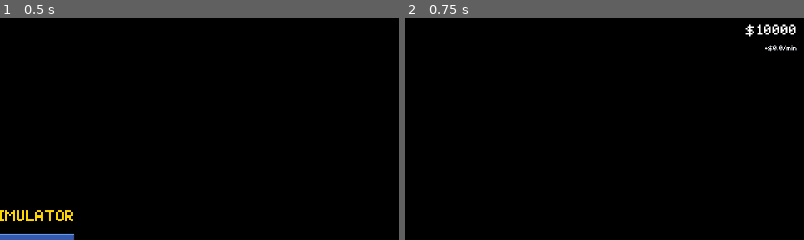
Above: before the commit, frames 1-2 (left to right).
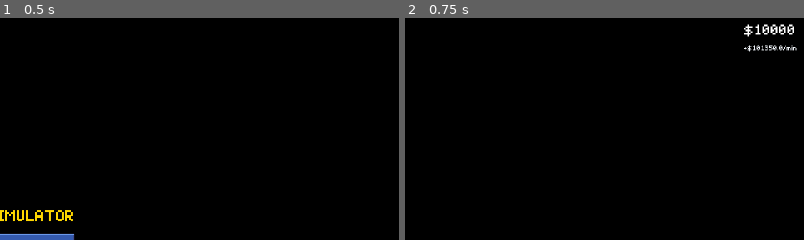
Above: after the commit, the same moments.

Repository: mittNamnStartarInteMedEtt-E/gamejam-simulator
Game: Godot game, scene res://main_game.tscn
Same seed, same stepped clock (60 frames per second), same inputs: the game is played once before the commit and once after it.
Inputs:
- Up to frame 1 (0.5 s): no input
- Up to frame 2 (0.75 s): click "Spela" at 0.5 s
The pictures show only the part of the screen within x 50-100%, y 0-50%; the shares and areas given below are measured in that part.

Frame 1 is identical in both runs. In frame 2, 0.5% of the frame differs, in the area x 84-98%, y 2-16%.

Commit message:
fixed pengar

Diff:
--- a/globals.gd
+++ b/globals.gd
@@ -64,3 +64,19 @@
 func _too_expensive():
 	var gui_instance = gui_scene.instantiate()
 	get_node("/root/MainGame/Player").add_child(gui_instance)
+
+signal income_rate_changed(per_minute: float)
+
+var income_per_minute := 0.0
+
+func register_income(amount: int, interval: float) -> void:
+	if interval <= 0.0:
+		return
+	income_per_minute += amount / interval * 60.0
+	income_rate_changed.emit(income_per_minute)
+
+func unregister_income(amount: int, interval: float) -> void:
+	if interval <= 0.0:
+		return
+	income_per_minute = maxf(income_per_minute - amount / interval * 60.0, 0.0)
+	income_rate_changed.emit(income_per_minute)
--- a/main_game.tscn
+++ b/main_game.tscn
@@ -31,7 +31,6 @@
 [node name="Room1" parent="Rooms" unique_id=1246615646 instance=ExtResource("2_yx7mw")]
 z_index = -1
 position = Vector2(192, 272)
-metadata/_edit_lock_ = true
 
 [node name="PlacementManager" type="Node2D" parent="." unique_id=685785412]
 script = ExtResource("4_6bm6p")
--- a/structures/income.gd
+++ b/structures/income.gd
@@ -1,15 +1,103 @@
 extends Node
 
-@export var income := 5
-@export var interval := 2.0
+@export var income := 5:
+	set(value):
+		_unregister()
+		income = value
+		_register()
+@export var interval := 2.0:
+	set(value):
+		_unregister()
+		interval = value
+		_register()
+
+# toggles for the two visual effects
+@export var show_screen_popup := true
+@export var show_building_effect := true
+
+const POPUP_LAYER_GROUP := "income_popup_layer"
 
 var _t := 0.0
+var _registered := false
+
+func _ready() -> void:
+	_register()
+
+func _exit_tree() -> void:
+	_unregister()
 
 func _process(delta: float) -> void:
 	if interval <= 0.0:
 		return
-
 	_t += delta
 	if _t >= interval:
 		_t -= interval
 		Globals.add(income)
+		if show_building_effect:
+			_play_building_effect()
+		if show_screen_popup:
+			_play_screen_popup()
+
+func _register() -> void:
+	# skip if already counted, not in the tree yet, or disabled (ghost/templates)
+	if _registered or not is_inside_tree() or process_mode == Node.PROCESS_MODE_DISABLED:
+		return
+	Globals.register_income(income, interval)
+	_registered = true
+
+func _unregister() -> void:
+	if not _registered:
+		return
+	Globals.unregister_income(income, interval)
+	_registered = false
+
+func _play_building_effect() -> void:
+	var building := get_parent() as Node2D
+	if building == null or building.get_parent() == null:
+		return
+
+	var label := Label.new()
+	label.text = "+$%d" % income
+	label.add_theme_color_override("font_color", Color(0.4, 1.0, 0.4))
+	label.add_theme_font_size_override("font_size", 8)
+	label.z_index = 50
+	# added to the building's parent so it survives if the building is removed mid-animation
+	building.get_parent().add_child(label)
+	label.global_position = building.global_position + Vector2(randf_range(0.0, 16.0), -8.0)
+
+	var tween := label.create_tween().set_parallel(true)
+	tween.tween_property(label, "position:y", label.position.y - 16.0, 0.8)
+	tween.tween_property(label, "modulate:a", 0.0, 0.8)
+	tween.chain().tween_callback(label.queue_free)
+
+# ---- floating "+$X" in the top right of the screen ----
+func _play_screen_popup() -> void:
+	var layer := _get_popup_layer()
+	var label := Label.new()
+	label.text = "+$%d" % income
+	label.add_theme_color_override("font_color", Color(0.4, 1.0, 0.4))
+	label.add_theme_font_size_override("font_size", 14)
+	layer.add_child(label)
+	label.reset_size()
+
+	# small random shift so simultaneous payouts don't sit exactly on top of each other
+	var screen := get_viewport().get_visible_rect().size
+	label.position = Vector2(
+		screen.x - label.size.x - 16.0 - randf_range(0.0, 20.0),
+		48.0 + randf_range(0.0, 8.0))
+
+	var tween := label.create_tween().set_parallel(true)
+	tween.tween_property(label, "position:y", label.position.y - 24.0, 1.0)
+	tween.tween_property(label, "modulate:a", 0.0, 1.0)
+	tween.chain().tween_callback(label.queue_free)
+
+# one shared CanvasLayer for all buildings, created on first use
+func _get_popup_layer() -> CanvasLayer:
+	var existing := get_tree().get_first_node_in_group(POPUP_LAYER_GROUP)
+	if existing:
+		return existing as CanvasLayer
+	var layer := CanvasLayer.new()
+	layer.layer = 100
+	layer.add_to_group(POPUP_LAYER_GROUP)
+	get_tree().root.add_child(layer)
+	return layer
--- a/ui/hud.gd
+++ b/ui/hud.gd
@@ -3,41 +3,14 @@
 @onready var money_label: Label = %MoneyLabel
 @onready var rate_label: Label = %RateLabel
 
-const TAU_SECONDS := 120.0  # memory length: longer = steadier but slower to react
-const MIN_ELAPSED := 15.0   # don't trust the estimate before this much history
+func _ready() -> void:
+	_update_money(Globals.money)
+	_update_rate(Globals.income_per_minute)
+	Globals.changed.connect(_update_money)
+	Globals.income_rate_changed.connect(_update_rate)
 
-var _last_money: int = 0
-var _acc := 0.0             # decayed sum of gains
-var _start_time := 0.0
-var _last_update := 0.0
+func _update_money(amount: int) -> void:
+	money_label.text = "$%d" % amount
 
-func _ready() -> void:
-	_start_time = _now()
-	_last_update = _start_time
-	_last_money = Globals.money
-	money_label.text = "$%d" % _last_money
-	Globals.changed.connect(_on_money_changed)
-
-func _on_money_changed(new_amount: int) -> void:
-	money_label.text = "$%d" % new_amount
-	_decay()
-	if new_amount > _last_money:
-		_acc += new_amount - _last_money
-	_last_money = new_amount
-
-func _process(_delta: float) -> void:
-	_decay()
-	var elapsed := maxf(_now() - _start_time, MIN_ELAPSED)
-	# at steady income R, _acc settles at R * TAU * (1 - e^(-elapsed/TAU)).
-	# dividing by that factor corrects the underestimate during the first minutes
-	var norm := TAU_SECONDS * (1.0 - exp(-elapsed / TAU_SECONDS))
-	rate_label.text = "+$%.1f/min" % (_acc / norm * 60.0)
-
-# fade old gains by how much time has passed since the last update
-func _decay() -> void:
-	var now := _now()
-	_acc *= exp(-(now - _last_update) / TAU_SECONDS)
-	_last_update = now
-
-func _now() -> float:
-	return Time.get_ticks_msec() / 1000.0
+func _update_rate(per_minute: float) -> void:
+	rate_label.text = "+$%.1f/min" % per_minute
